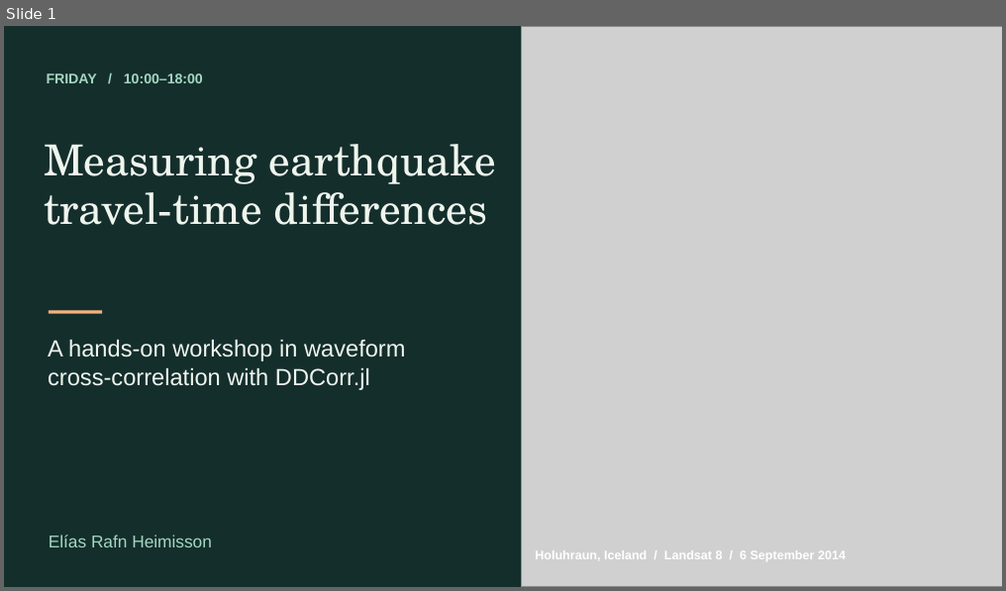
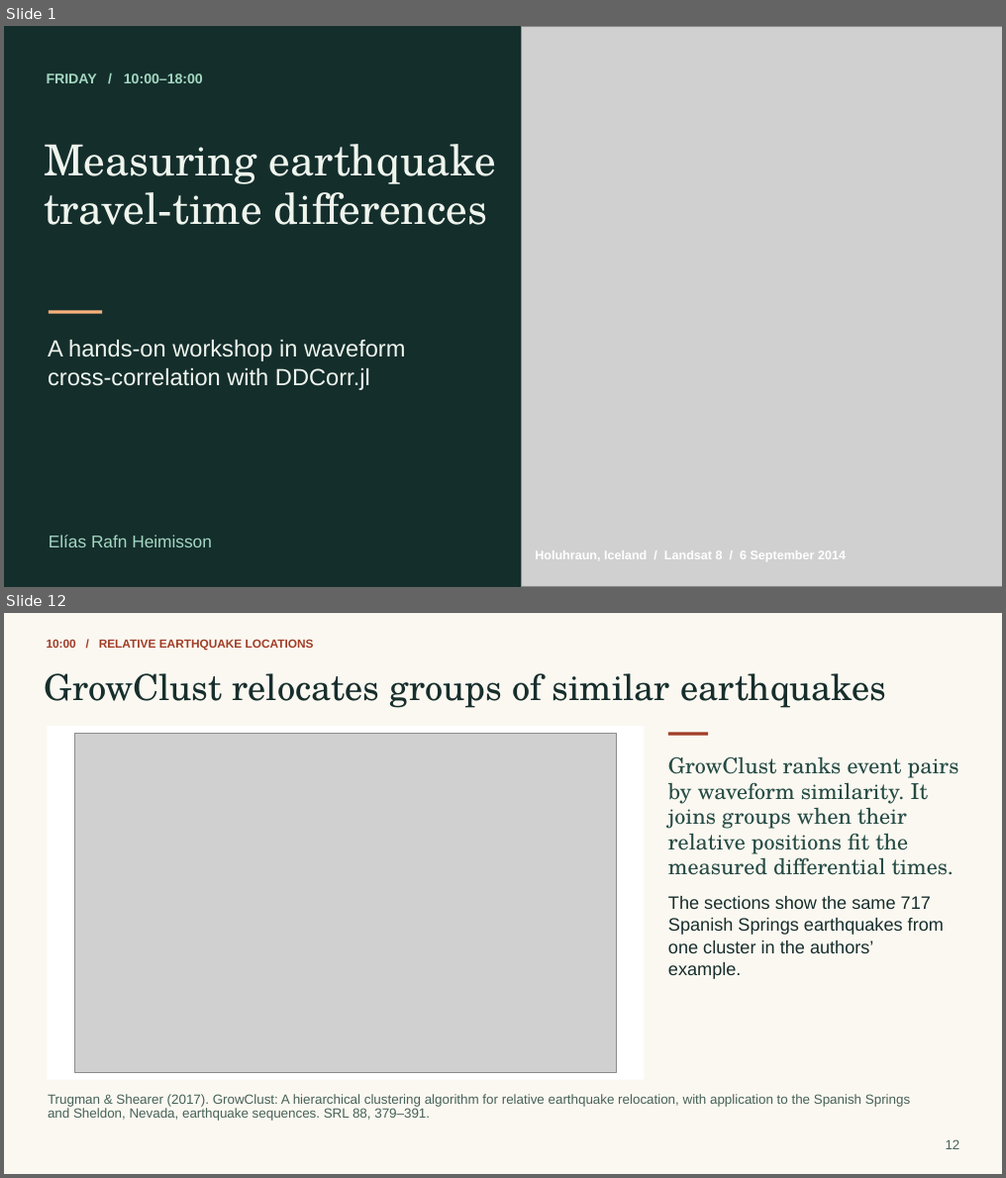
Before and after one commit to eliasrh/DDCorr.jl, a slide deck: teaching/DDCorr_minicourse.pptx. Shown one above the other, each under a label of ours: slide 1 before the commit, slides 1 and 12 after it; the slides between them are not shown. The pictures are 1006x591 and 1006x1178 pixels, drawn with LibreOffice and Linux fonts; fonts in the diff are those of the drawing; grey boxes stand for pictures. Boxes give left, top, right and bottom in pixels: in the first picture for what was removed or moved away, otherwise in the second. Text is boxed around its words. In the diff, an @@ line names an element or a change of style, - is before the commit and + after.

```diff
--- a/teaching/DDCorr_minicourse.pptx
+++ b/teaching/DDCorr_minicourse.pptx
@@ slide 12 added at [4,613,1002,1174], background #FAF8F1 @@
@@ text added at [47,639,314,651], 11.2 pt, text #A23D28, bold @@
+10:00 / RELATIVE EARTHQUAKE LOCATIONS
@@ text added at [45,673,886,708], 34.5 pt, text #172E2C @@
+GrowClust relocates groups of similar earthquakes
@@ rectangle added at [47,726,645,1080], fill #FFFFFF @@
@@ picture added at [75,733,616,1072] @@
@@ rectangle added at [668,732,709,735], fill #A23D28 @@
@@ text added at [668,757,959,778], 21 pt, text #254B44 @@
+GrowClust ranks event pairs
@@ text added at [668,777,929,804], 21 pt, text #254B44 @@
+by waveform similarity. It
@@ text added at [668,803,907,829], 21 pt, text #254B44 @@
+joins groups when their
@@ text added at [668,828,908,855], 21 pt, text #254B44 @@
+relative positions fit the
@@ text added at [668,853,953,875], 21 pt, text #254B44 @@
+measured differential times.
@@ text added at [668,896,931,909], 17.2 pt, text #172E2C @@
+The sections show the same 717
@@ text added at [668,918,944,935], 17.2 pt, text #172E2C @@
+Spanish Springs earthquakes from
@@ text added at [668,941,874,954], 17.2 pt, text #172E2C @@
+one cluster in the authors’
@@ text added at [668,962,742,979], 17.2 pt, text #172E2C @@
+example.
@@ text added at [48,1094,910,1107], 12.8 pt, text #486258 @@
+Trugman & Shearer (2017). GrowClust: A hierarchical clustering algorithm for relative earthquake relocation, with application to the Spanish Springs
@@ text added at [48,1108,430,1121], 12.8 pt, text #486258 @@
+and Sheldon, Nevada, earthquake sequences. SRL 88, 379–391.
@@ text added at [945,1140,960,1150], 12.8 pt, text #486258 @@
+12
```
Also in this commit, not shown: 2 slides changed, 85 other slides added, 80 slides removed, 48 other files.
